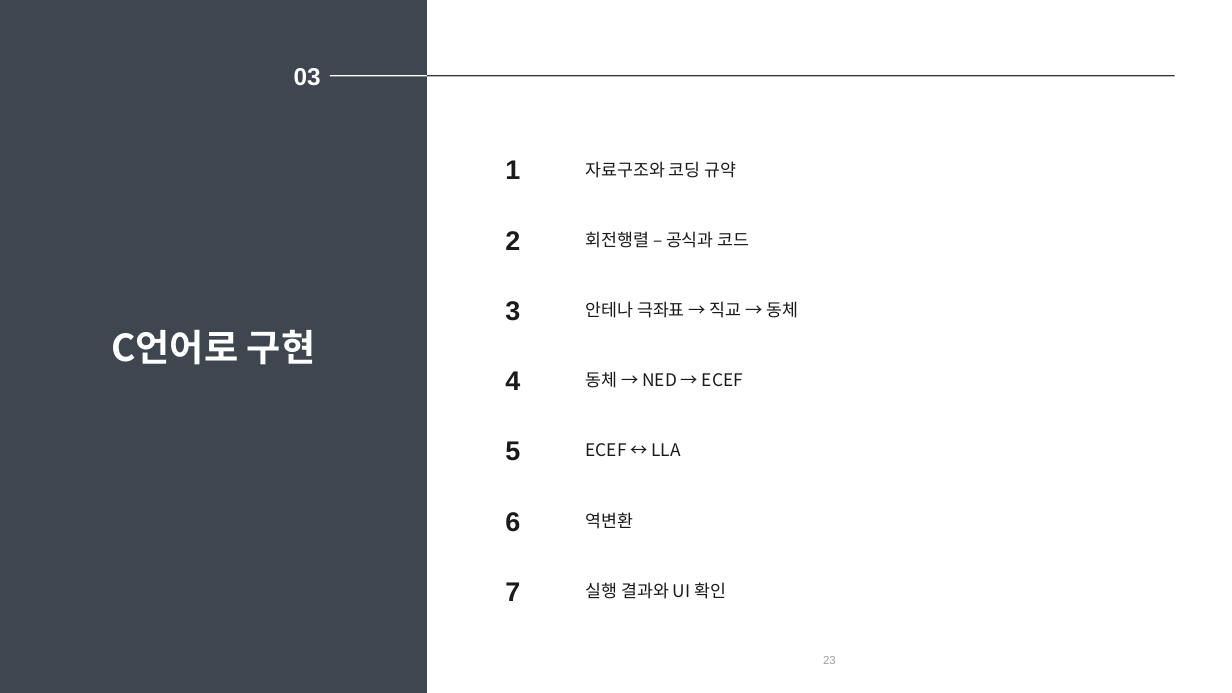
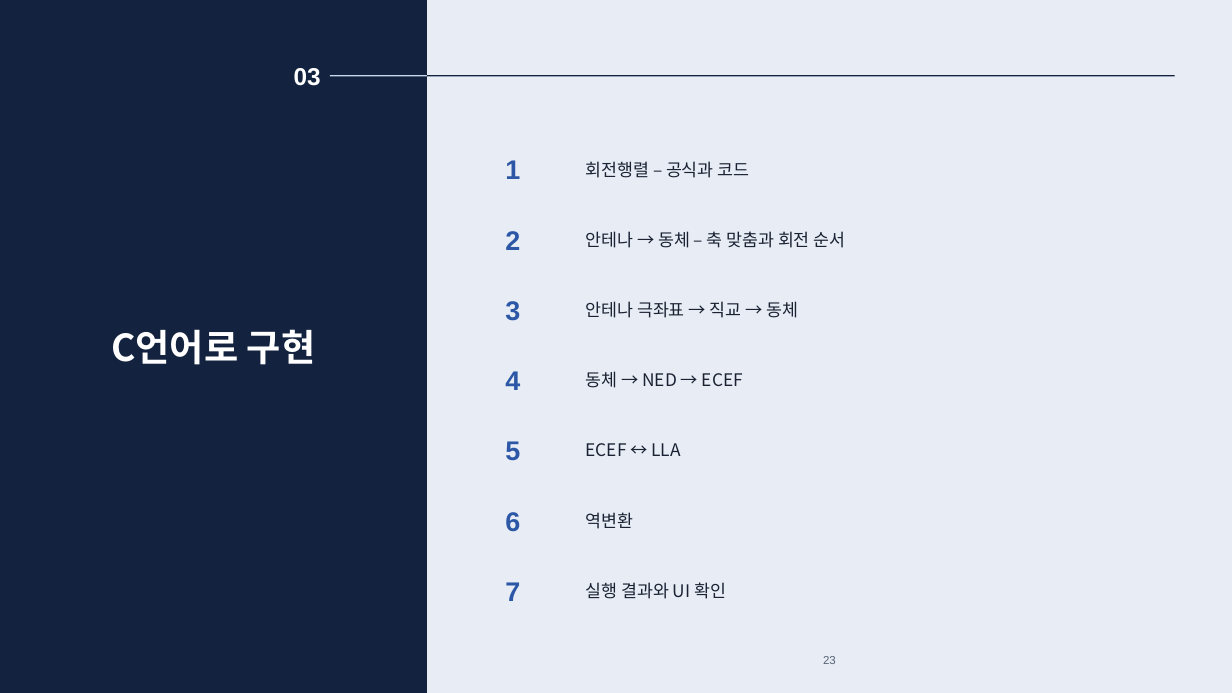
Before and after one commit to harley-hwan/radar-sw-study, a slide deck: slide 23 of Part2_CoordFrames/ref/산출물/좌표계와_좌표변환.pptx. Drawn at 1232x693 pixels with LibreOffice and Linux fonts; fonts in the diff are those of the drawing. Boxes give left, top, right and bottom in pixels: in the first picture for what was removed or moved away, otherwise in the second. Text is boxed around its words. In the diff, an @@ line names an element or a change of style, - is before the commit and + after.

```diff
--- a/Part2_CoordFrames/ref/산출물/좌표계와_좌표변환.pptx
+++ b/Part2_CoordFrames/ref/산출물/좌표계와_좌표변환.pptx
@@ background #FFFFFF to #E8EDF5 @@
@@ rectangle at <box>0,0,427,693</box>: fill #3E4650 to #13233F @@
@@ line (330, 76) - (427, 76): stroke #FFFFFF 1 pt to #C9D6EC 1 pt @@
@@ line (427, 76) - (1175, 76): stroke #3A3A3A 0.9 pt to #13233F 0.9 pt @@
@@ text colour #1A1A1A to #1A2233 in 6 elements at <box>586,301,798,318</box>, <box>586,371,743,388</box>, <box>586,443,681,456</box>, <box>586,512,634,529</box>, <box>586,582,726,599</box>, <box>586,161,750,178</box> @@
@@ text "회전행렬 – 공식과 코드": place and size @@
-text "회전행렬 – 공식과 코드" at <box>586,231,750,248</box>
+text "회전행렬 – 공식과 코드" at <box>586,161,750,178</box>
@@ text removed at <box>586,161,737,178</box> @@
-자료구조와 코딩 규약
@@ text colour #1A1A1A to #2B57A6 in 7 elements at <box>505,301,520,321</box>, <box>505,371,520,390</box>, <box>505,441,520,461</box>, <box>505,512,520,532</box>, <box>505,582,520,601</box>, <box>505,160,520,179</box>, <box>505,231,520,250</box> @@
@@ text added at <box>586,231,846,248</box>, 13.5 pt, text #1A2233 @@
+안테나 → 동체 – 축 맞춤과 회전 순서
@@ text "23" at <box>823,656,836,664</box>: text colour #A0A0A0 to #5A6478 @@
```
Also in this commit, not shown: 29 other slides changed, 1 slide added, 1 slide removed, 13 other files.
